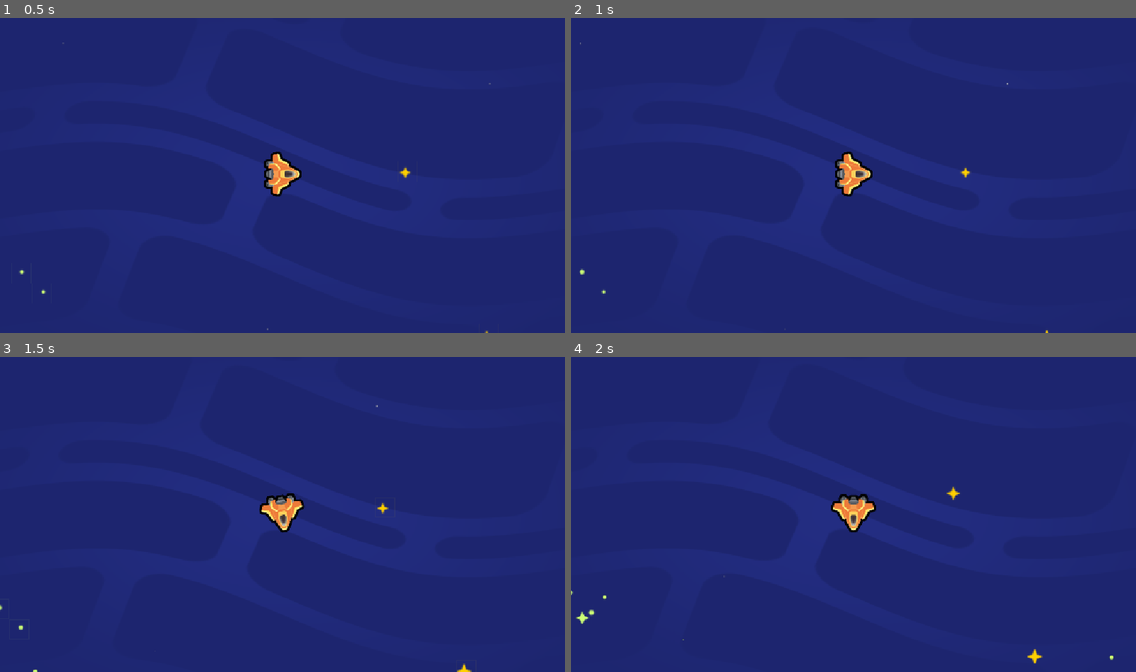
Above: before the commit, frames 1-4 (two rows, left to right).
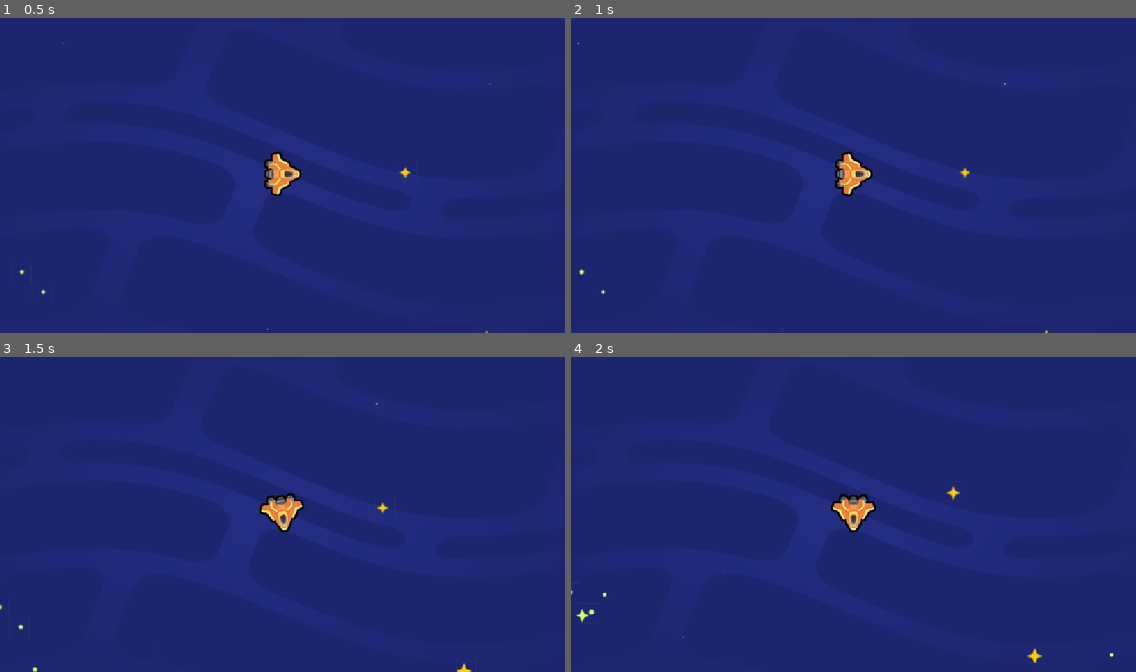
Above: after the commit, the same moments.

Repository: Strolz/godot-foundations
Game: Godot game, scene res://scenes/space_level.tscn
Same seed, same stepped clock (60 frames per second), same inputs: the game is played once before the commit and once after it. The project has no main scene, so this scene is started directly.
Inputs:
- Up to frame 1 (0.5 s): no input
- Up to frame 2 (1 s): tap Enter at 0.5 s; hold D (move_right) from 0.53 s (still down)
- Up to frame 3 (1.5 s): release D (move_right) at 1.28 s; hold S (move_down) from 1.28 s (still down)
- Up to frame 4 (2 s): keep holding S (move_down)

Frame 1 is identical in both runs. In frame 2, less than 0.1% of the frame differs, in the area x 1-85%, y 7-100%; in frame 3, less than 0.1%; in frame 4, 0.1%, in the area x 0-96%, y 41-98%.

Commit message:
chore: move SpaceBackground behind gameplay nodes

Diff:
--- a/space-beyond/scenes/space_level.tscn
+++ b/space-beyond/scenes/space_level.tscn
@@ -5,7 +5,7 @@
 
 [node name="space_level" type="Node2D" unique_id=1639314105]
 
-[node name="SpaceBackground" parent="." unique_id=38384596 instance=ExtResource("1_0rfjx")]
-
 [node name="Ship" parent="." unique_id=262088654 instance=ExtResource("3_0afys")]
 position = Vector2(585, 321)
+
+[node name="SpaceBackground" parent="." unique_id=38384596 instance=ExtResource("1_0rfjx")]
